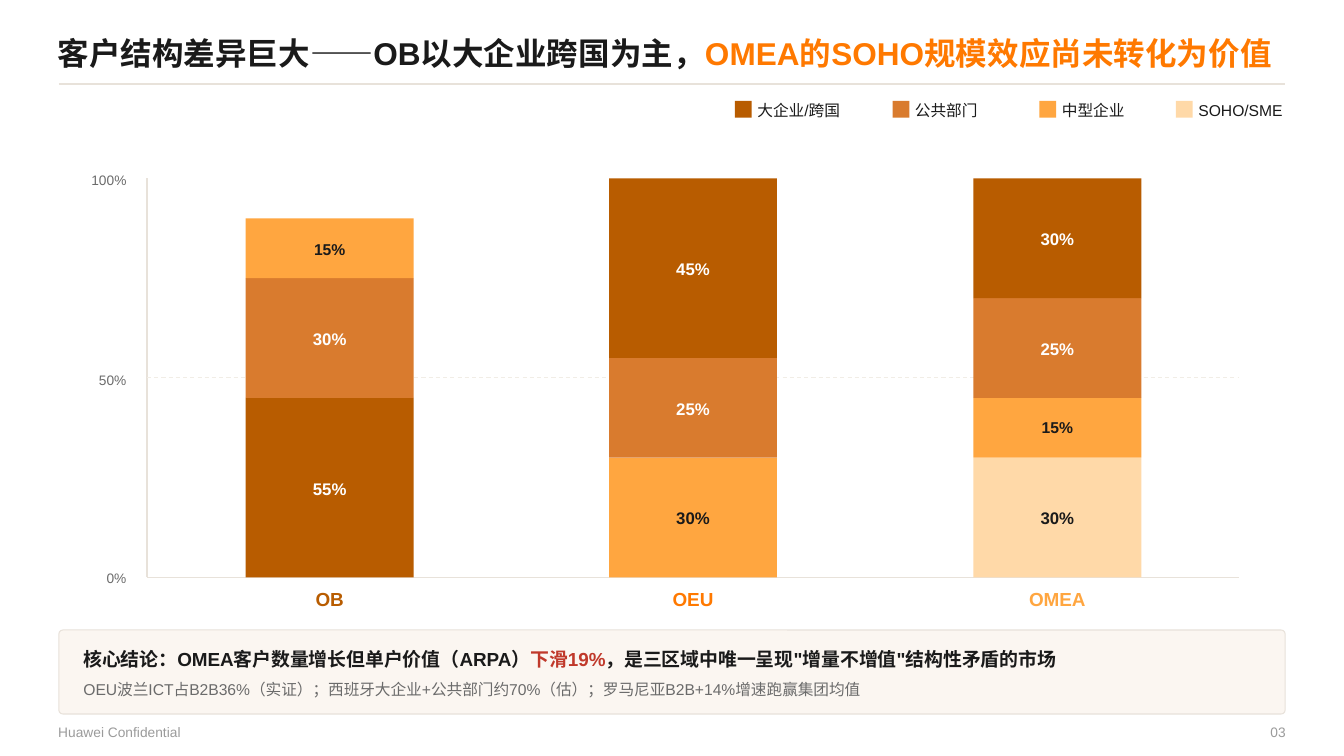
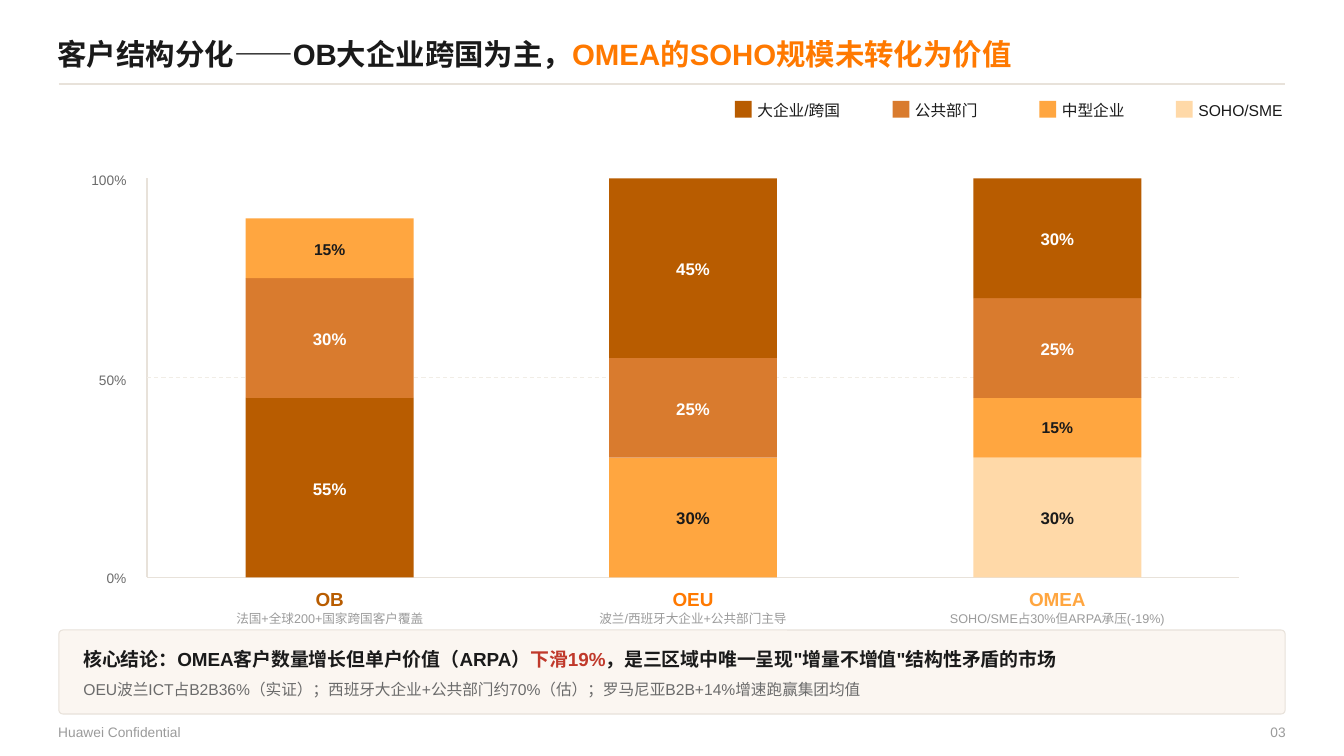
Before and after one commit to Chaoding1215/Claude, a slide deck: slide 3 of reference/Orange Business 三大区域B2B业务洞察 20260703.pptx. Drawn at 1344x756 pixels with LibreOffice and Linux fonts; fonts in the diff are those of the drawing. Boxes give left, top, right and bottom in pixels: in the first picture for what was removed or moved away, otherwise in the second. Text is boxed around its words. In the diff, an @@ line names an element or a change of style, - is before the commit and + after.

```diff
--- a/reference/Orange Business 三大区域B2B业务洞察 20260703.pptx
+++ b/reference/Orange Business 三大区域B2B业务洞察 20260703.pptx
@@ text at (x1=58, y1=39, x2=1012, y2=69): text changed; size 22.5 to 21 pt @@
-客户结构差异巨大——OB以大企业跨国为主，OMEA的SOHO规模效应尚未转化为价值
+客户结构分化——OB大企业跨国为主，OMEA的SOHO规模未转化为价值
@@ text added at (x1=236, y1=612, x2=423, y2=624), 9 pt, text #9B9B9B @@
+法国+全球200+国家跨国客户覆盖
@@ text added at (x1=599, y1=612, x2=786, y2=624), 9 pt, text #9B9B9B @@
+波兰/西班牙大企业+公共部门主导
@@ text added at (x1=950, y1=613, x2=1165, y2=625), 9 pt, text #9B9B9B @@
+SOHO/SME占30%但ARPA承压(-19%)
```
Also in this commit, not shown: 13 other slides changed, 1 slide added, 1 slide removed, 1 other file.
